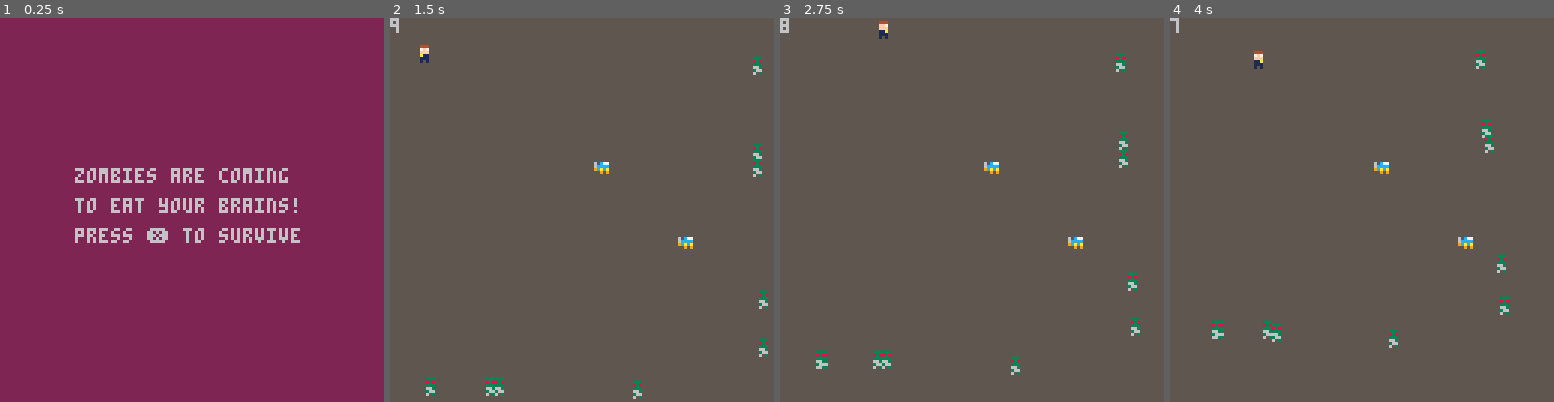
Above: before the commit, frames 1-4 (left to right).
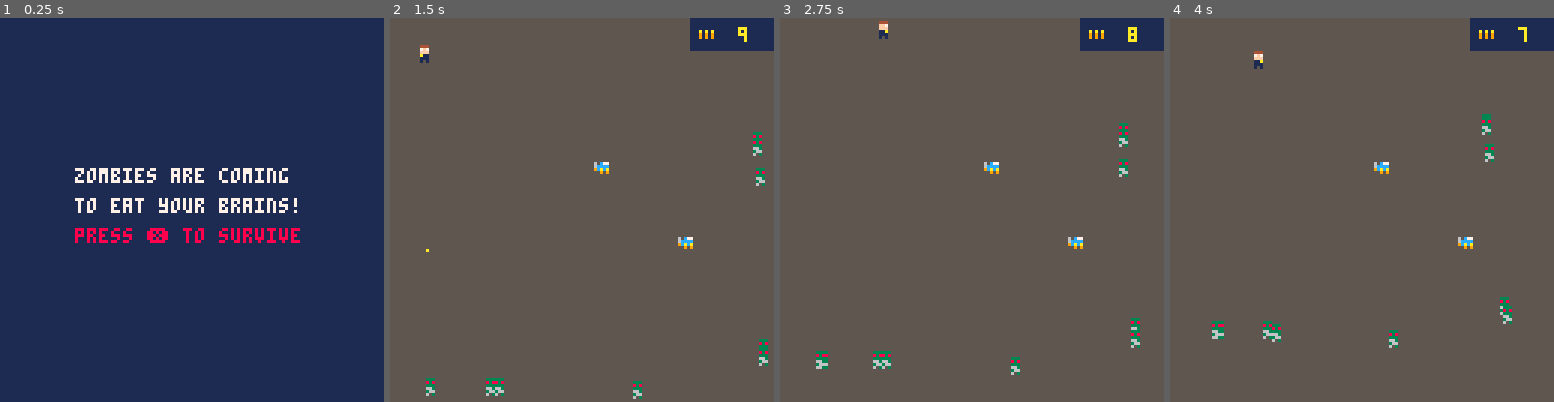
Above: after the commit, the same moments.

Repository: joniramo/pico-8-zombie-game
Game: PICO-8 cartridge zombiegame.p8
The game is run twice, just before and just after one commit, with the same random seed, the same clock (stepped at 60 frames per second) and the same inputs.
Inputs:
- Up to frame 1 (0.25 s): no input
- Up to frame 2 (1.5 s): tap X (X key) at 0.33, 1.07 s
- Up to frame 3 (2.75 s): hold Right 1.6-2.1 s; tap X (X key) at 1.85 s; hold Up 2.15-2.42 s; hold Right from 2.47 s (still down)
- Up to frame 4 (4 s): tap X (X key) at 2.97 s; release Right at 3.03 s; hold Left 3.08-3.58 s; hold Down 3.63-3.97 s

The runs differ from the first frame. In frame 1, 100% of the frame differs, in the area x 0-100%, y 0-100%; in frame 2, 2.5%; in frame 3, 2.5%; in frame 4, 2.5%.

Commit message:
Draw ammo count

Diff:
--- a/zombiegame.p8
+++ b/zombiegame.p8
@@ -26,19 +26,19 @@
 function _draw()
  print(state)
  if state=="start" then
-  cls(2)
-  print("zombies are coming",25,50)
-  print("to eat your brains!",25,60)
-  print("press ❎ to survive",25,70)
+  cls(1)
+  print("zombies are coming",25,50,7)
+  print("to eat your brains!",25,60,7)
+  print("press ❎ to survive",25,70,8)
  elseif state=="game" then
   cls(5)
   map()
-	 print(player.inv.ammo)
 
 	 dbullets()
 	 denemies()
 	 dpups()
 	 dplayer()
+	 dmenus()
  end
 end
 -->8
@@ -261,7 +261,7 @@
 		 dead=false,
   }
   enemy.x=128
-  enemy.y=rnd(128)
+  enemy.y=8+rnd(120)
 	 add(enemies,enemy)
  end
  for i=1,spawn_count/2 do
@@ -395,21 +395,34 @@
   spr(a.sprite,a.x,a.y)
  end
 end
+-->8
+--menus--
+
+function dmenus()
+ draw_ammo_count()
+end
+
+function draw_ammo_count()
+ --draw ammo count
+ rectfill(100,10,128,0,1)
+ spr(18,102,1)
+ print(player.inv.ammo,116,3,10)
+end
 __gfx__
 00000000000000000000000000000000000000000808008000080880000000800008008000088880000000000080000000000088000000880000000000000000
 00000000004440000044400000444000003330000000800808000888008080080088880800888888000000000000080000080800000808000000000000000000
 00000000007f700000ff700000fff000008380000088880800080388000008000888888808888888008000000000800000000088008888080000000000000000
 0000000000fff00000fff00000fff000003330000038800080066338063633888636338086363388000880000008800003663380036833880000000000000000
-0000500000a110000011a00000111000006630000086308800366630006688888866888888668888000080000000000000668830086688300000000000000000
+0000a00000a110000011a00000111000006630000086308800366630006688888866888888668888000080000000000000668830086688300000000000000000
 00000000001110000011100000111000003660000036608000603600036838088368388083683888008000000000000003636838036338380000000000000000
 00000000001010000010100000101000006030000060300000003008000080000880880008888888000000000000000000008008008888880000000000000000
 00000000000000000000000000000000000000000000000000000800000800880008008808880880000000000000000000080080000808800000000000000000
 00000000000000000000000000000000000000000000000000000000000000000000000000000000000000000000000000000000000000000000000000000000
 00000000000000000000000000000000000000000000000000000000000000000000000000000000000000000000000000000000000000000000000000000000
 00000000000000000000000000000000000000000000000000000000000000000000000000000000000000000000000000000000000000000000000000000000
-00000000065c77000000000000000000000000000000000000000000000000000000000000000000000000000000000000000000000000000000000000000000
-0000000006cccc000000000000000000000000000000000000000000000000000000000000000000000000000000000000000000000000000000000000000000
-0000000009caca000000000000000000000000000000000000000000000000000000000000000000000000000000000000000000000000000000000000000000
+00000000065c77000a0a0a0000000000000000000000000000000000000000000000000000000000000000000000000000000000000000000000000000000000
+0000000006cccc000909090000000000000000000000000000000000000000000000000000000000000000000000000000000000000000000000000000000000
+0000000009caca000909090000000000000000000000000000000000000000000000000000000000000000000000000000000000000000000000000000000000
 00000000000909000000000000000000000000000000000000000000000000000000000000000000000000000000000000000000000000000000000000000000
 __gff__
 0808080801010101010101010101010000000000000000000000000000000000000000000000000000000000000000000000000000000000000000000000000000000000000000000000000000000000000000000000000000000000000000000000000000000000000000000000000000000000000000000000000000000000
